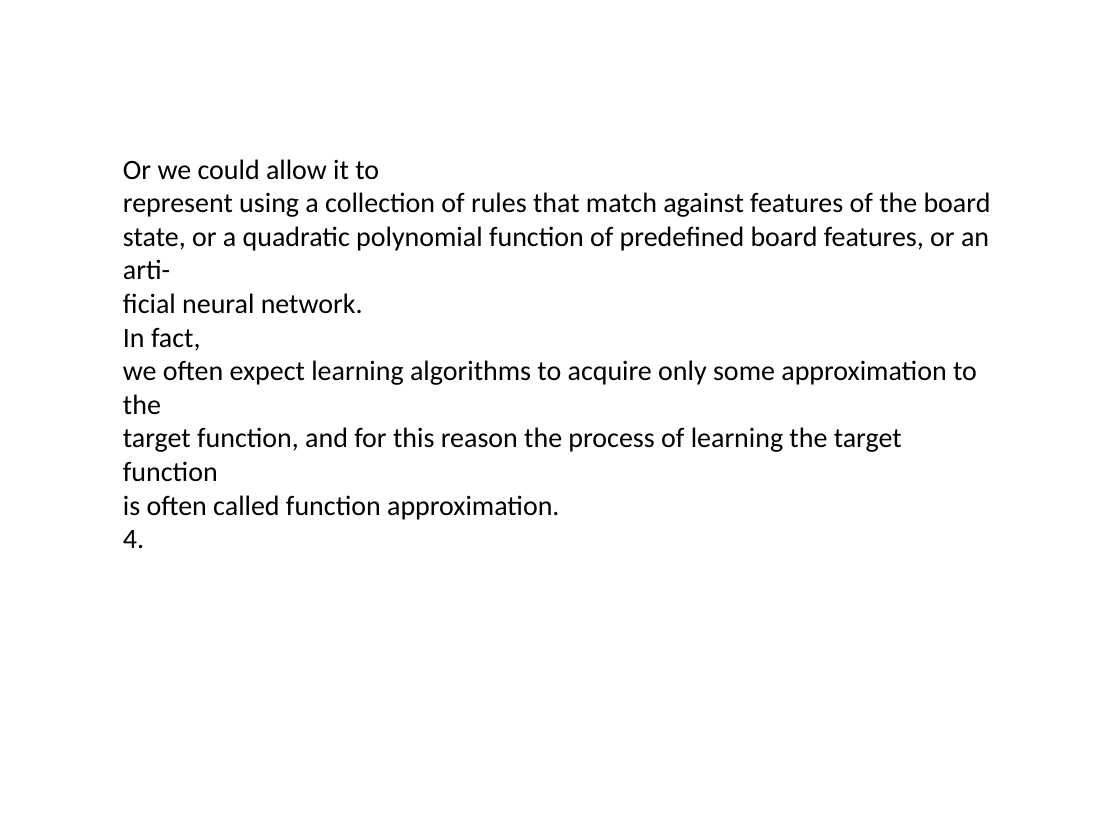
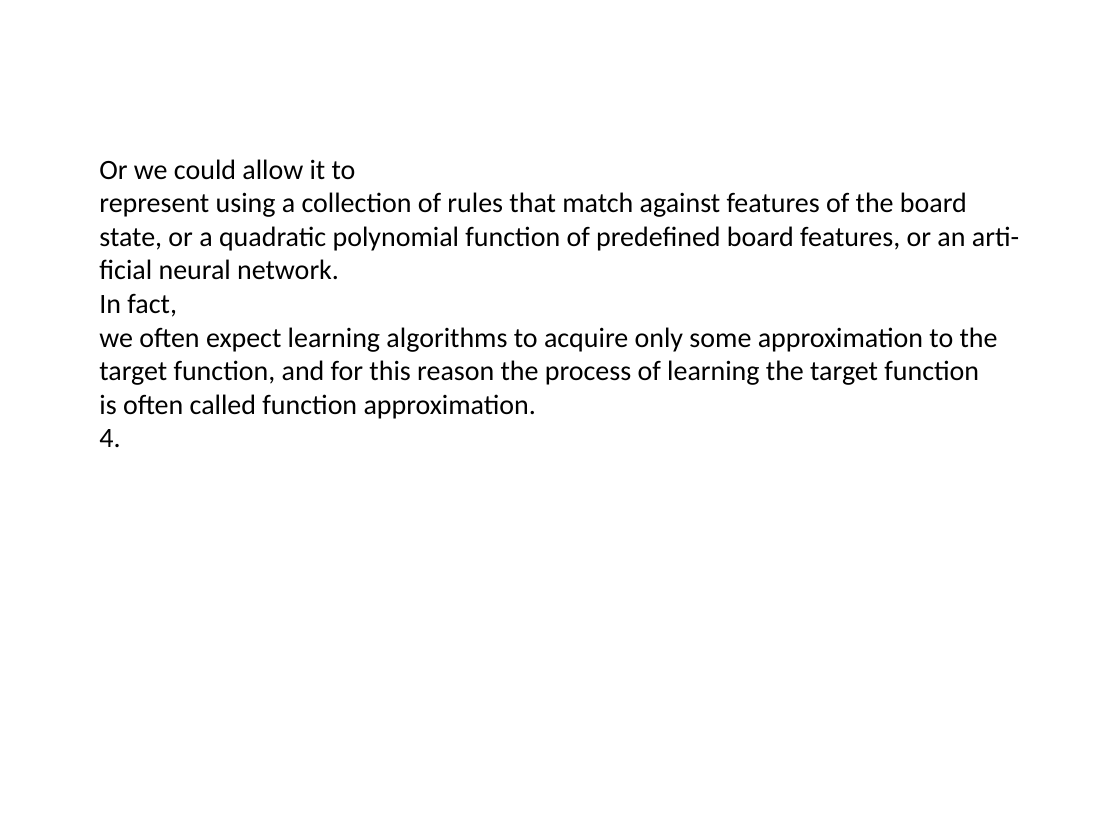
Before and after one commit to sai8151/EduFusion, a slide deck: slide 12 of output.pptx. Drawn at 1120x840 pixels with LibreOffice and Linux fonts; fonts in the diff are those of the drawing. Boxes give left, top, right and bottom in pixels: in the first picture for what was removed or moved away, otherwise in the second. Text is boxed around its words. In the diff, an @@ line names an element or a change of style, - is before the commit and + after.

```diff
--- a/output.pptx
+++ b/output.pptx
@@ text "Or we could allow it ..." rewrapped from <box>123,159,991,549</box> to <box>99,159,1019,447</box> @@
```
Also in this commit, not shown: 62 other slides changed.
